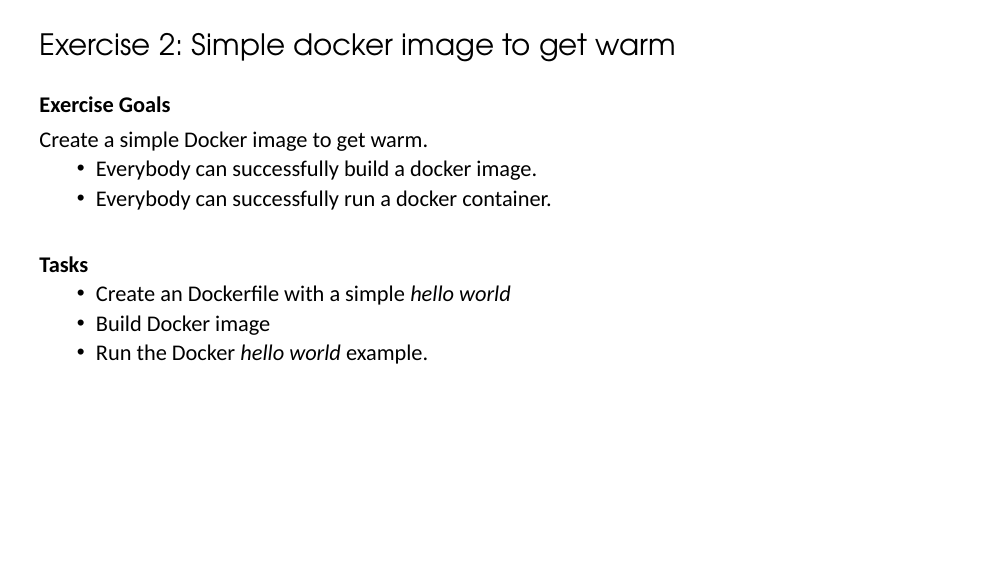
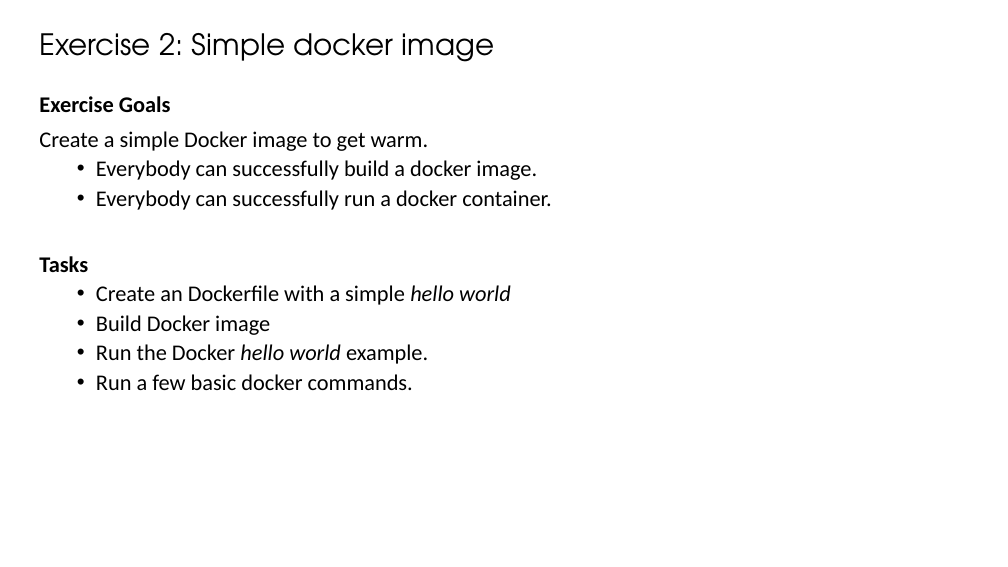
Before and after one commit to oehrlis/o-db-docker, a slide deck: slide 3 of doc/O-DB-DOCKER_Workshop_Exercise.pptx. Drawn at 1008x567 pixels with LibreOffice and Linux fonts; fonts in the diff are those of the drawing; background and template pictures are left out. Boxes give left, top, right and bottom in pixels: in the first picture for what was removed or moved away, otherwise in the second. Text is boxed around its words. In the diff, an @@ line names an element or a change of style, - is before the commit and + after.

```diff
--- a/doc/O-DB-DOCKER_Workshop_Exercise.pptx
+++ b/doc/O-DB-DOCKER_Workshop_Exercise.pptx
@@ title at bbox=[39, 33, 494, 62]: text changed @@
-Exercise 2: Simple docker image to get warm
+Exercise 2: Simple docker image
@@ text at bbox=[96, 374, 413, 390]: paragraph added @@
+  • Run a few basic docker commands.
```
Also in this commit, not shown: 5 other slides changed, 13 other files.
